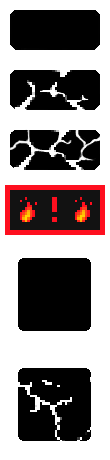
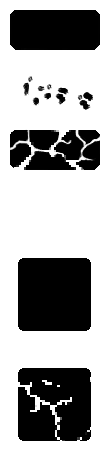
The second 110x460 image is a revision of the first. Changes to its layers:
painted on "Layer 5 copy" over [10, 70, 100, 110]
added layer "Layer 5 copy 3 Copy 2" above "Layer 5 copy 3" over [5, 185, 105, 235]
hid "Layer 2" over [5, 185, 105, 235]
